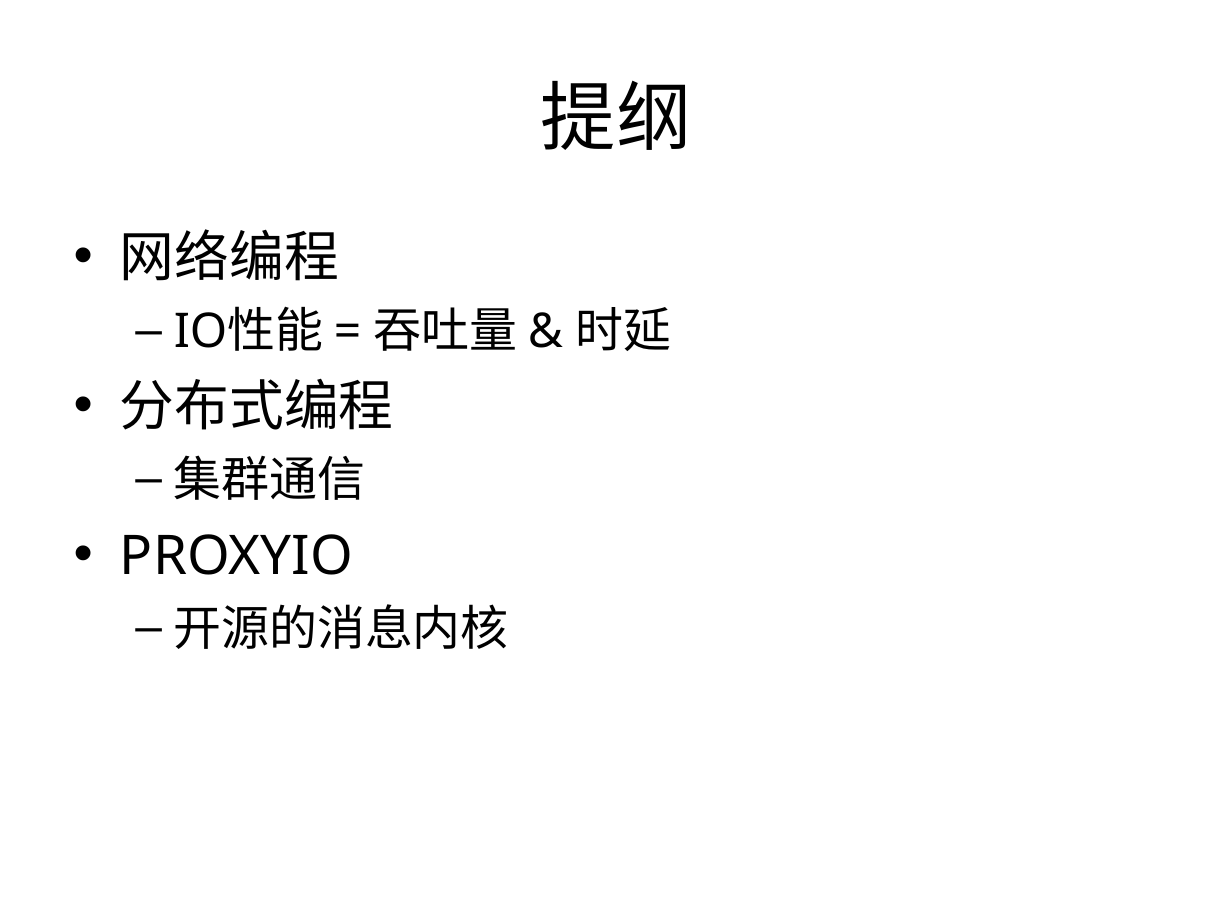
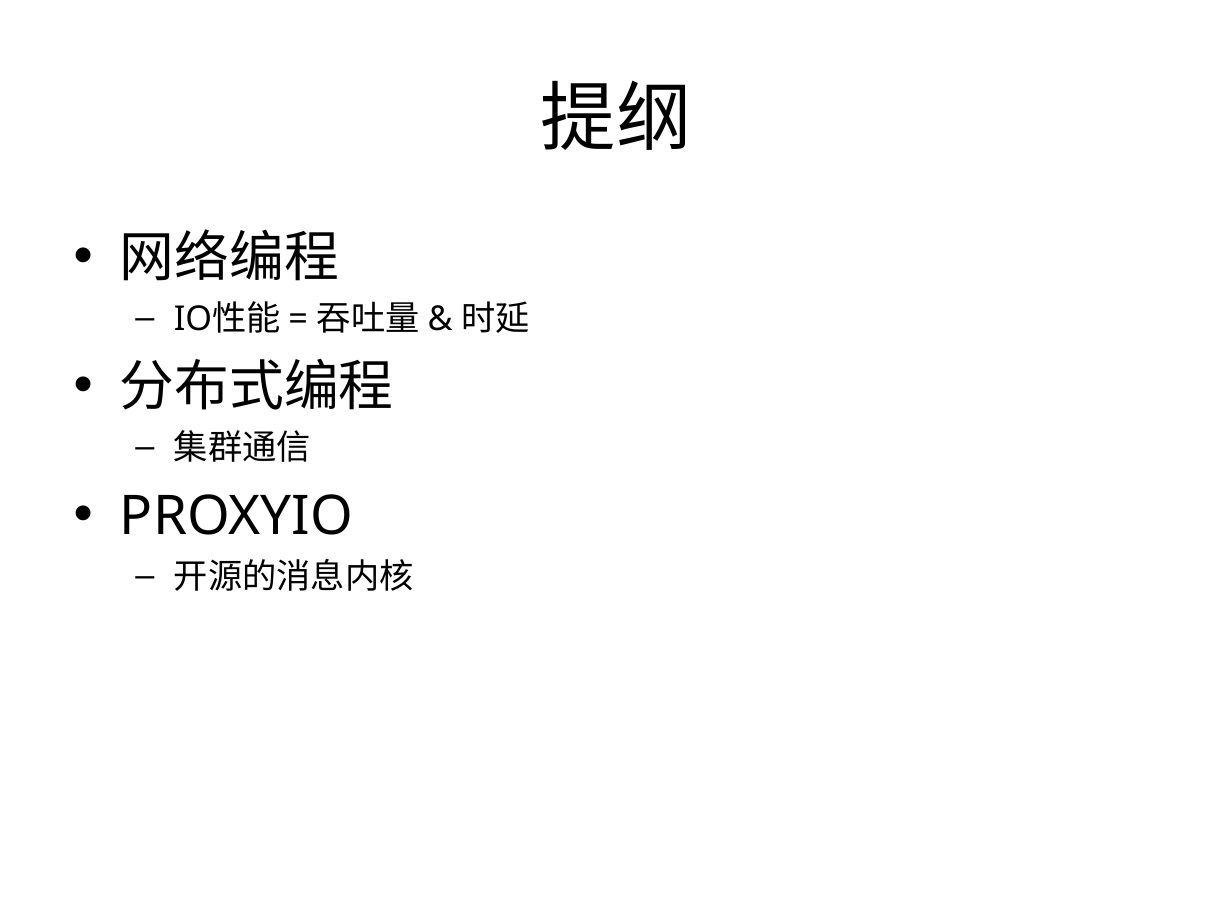
Before and after one commit to proxyio/xio, a slide deck: slide 2 of docs/PROXYIO.ppt. Drawn at 1232x924 pixels with LibreOffice and Linux fonts; fonts in the diff are those of the drawing. Boxes give left, top, right and bottom in pixels: in the first picture for what was removed or moved away, otherwise in the second. Text is boxed around its words. In the diff, an @@ line names an element or a change of style, - is before the commit and + after.

```diff
--- a/docs/PROXYIO.ppt
+++ b/docs/PROXYIO.ppt
@@ text at (174,301,530,591): size 28 to 20 pt in "IO性能 = 吞吐量 & 时延", "集群通信", "开源的消息内核"; less space between paragraphs @@
```
Also in this commit, not shown: 11 other slides changed, 12 slides added.
